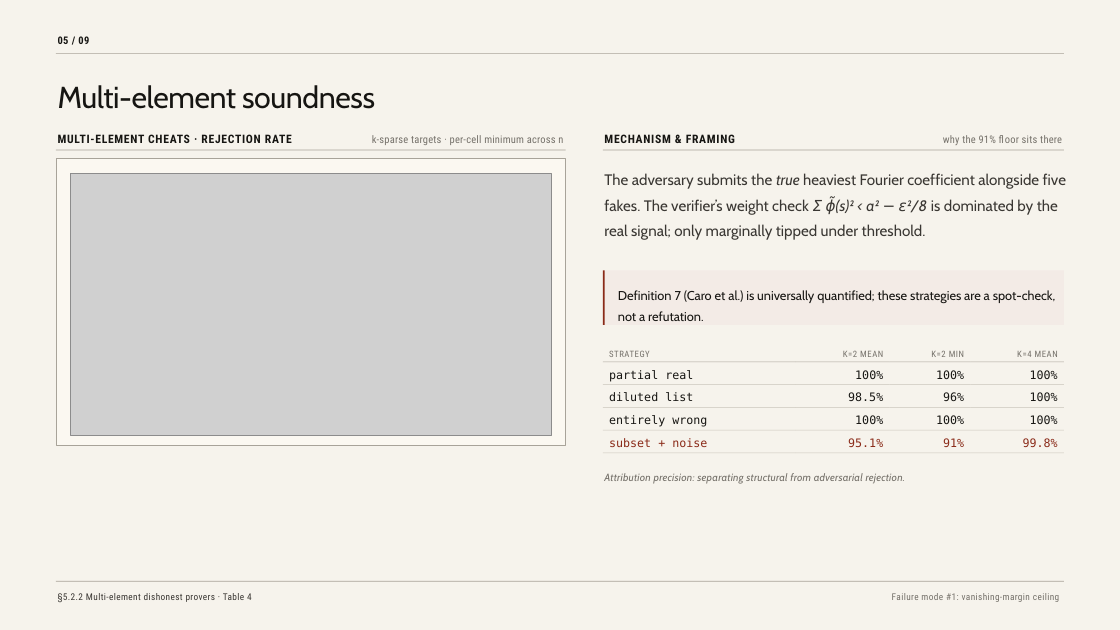
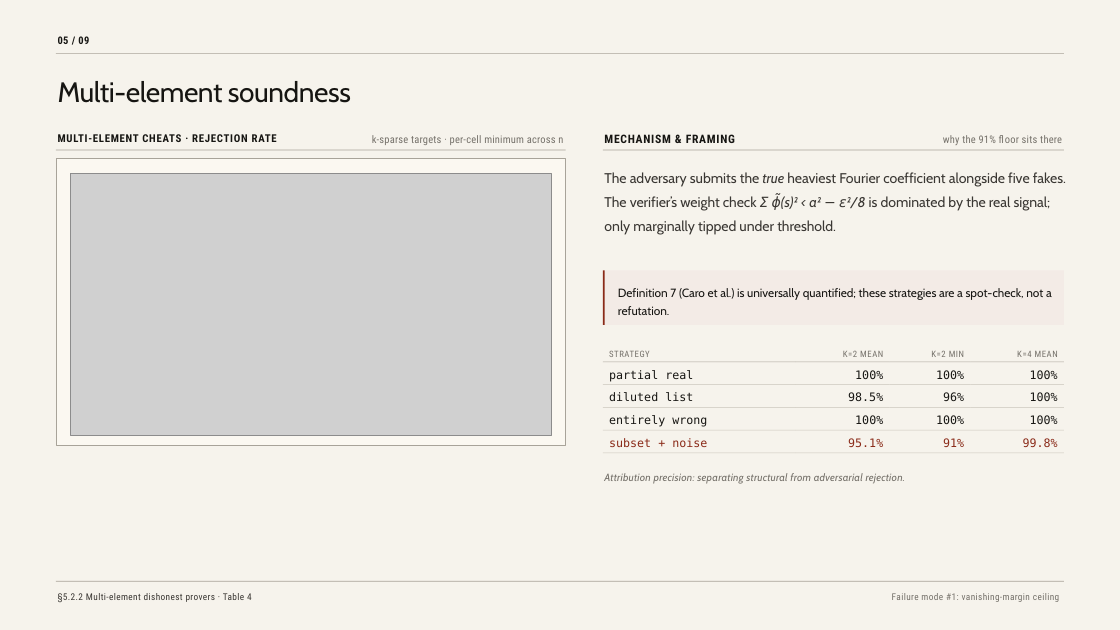
Before and after one commit to a1exxd0/cs310-code, a slide deck: slide 5 of viva.pptx. Drawn at 1120x630 pixels with LibreOffice and Linux fonts; fonts in the diff are those of the drawing; grey boxes stand for pictures. Boxes give left, top, right and bottom in pixels: in the first picture for what was removed or moved away, otherwise in the second. Text is boxed around its words. In the diff, an @@ line names an element or a change of style, - is before the commit and + after.

```diff
--- a/viva.pptx
+++ b/viva.pptx
@@ text "Multi-element soundness" at (58,81,351,103): size 39 to 36.1 pt; line spacing 1.12 to 1.02 @@
@@ text "MULTI-ELEMENT CHEATS · REJECTION RATE" at (58,134,277,142): size 15 to 13.9 pt @@
@@ text "The adversary submits the true ..." at (604,172,1066,235): size 19.5 to 18 pt @@
@@ text "Definition 7 (Caro et al.) ..." at (618,288,1052,315): size 16.5 to 15.3 pt; line spacing 1.4 to 1.3 @@
```
Also in this commit, not shown: 8 other slides changed, 9 other files.
